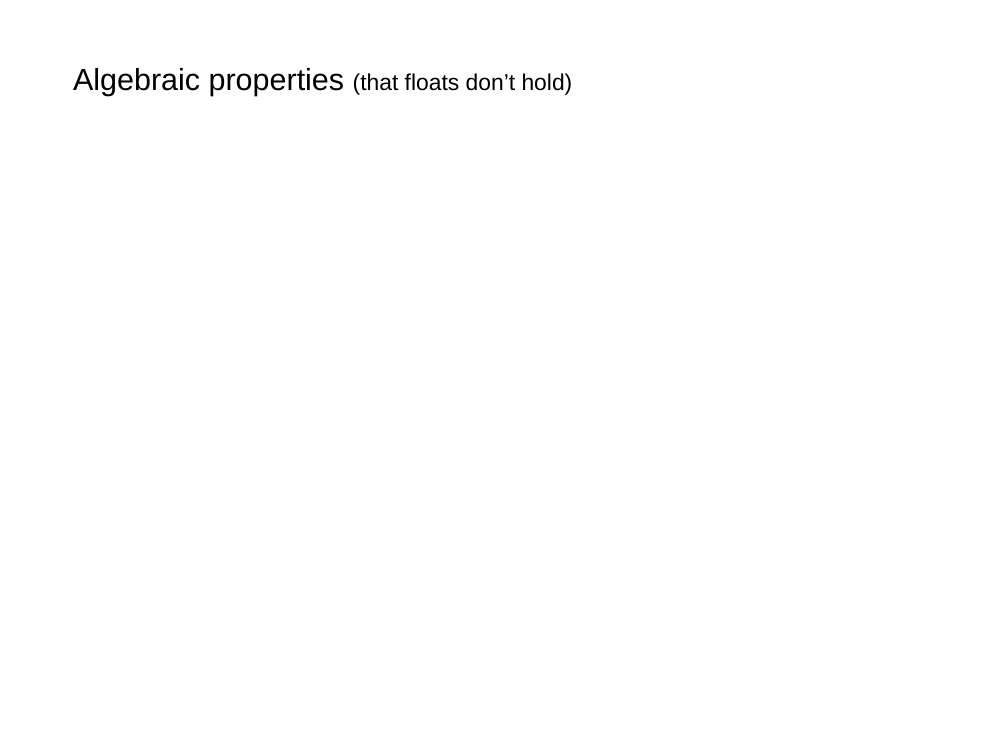
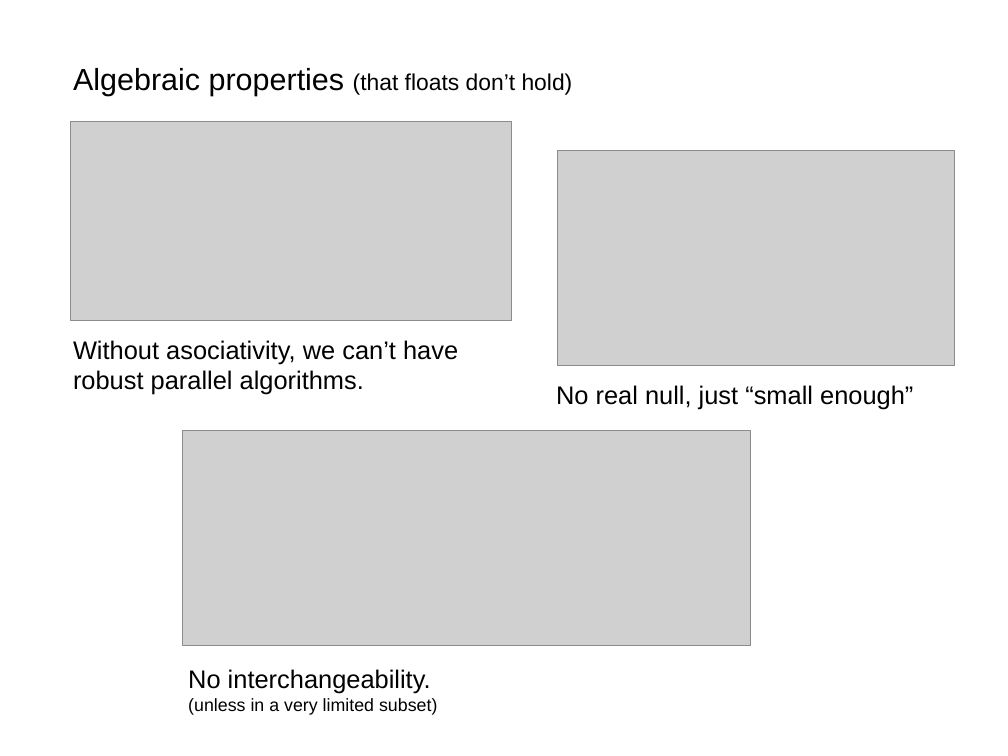
Before and after one commit to akalenuk/floating-point-experiments, a slide deck: slide 13 of floating.odp. Drawn at 1008x756 pixels with LibreOffice and Linux fonts; fonts in the diff are those of the drawing; grey boxes stand for pictures. Boxes give left, top, right and bottom in pixels: in the first picture for what was removed or moved away, otherwise in the second. Text is boxed around its words. In the diff, an @@ line names an element or a change of style, - is before the commit and + after.

```diff
--- a/floating.odp
+++ b/floating.odp
@@ picture added at bbox=[70, 121, 512, 320] @@
@@ picture added at bbox=[558, 151, 955, 366] @@
@@ text added at bbox=[73, 340, 458, 395], 20 pt, text #000000 @@
+Without asociativity, we can’t have robust parallel algorithms.
@@ text added at bbox=[556, 385, 913, 410], 20 pt, text #000000 @@
+No real null, just “small enough”
@@ picture added at bbox=[182, 430, 751, 645] @@
@@ text added at bbox=[188, 669, 437, 715], 14 pt, text #000000 @@
+No interchangeability.
+(unless in a very limited subset)
```
Also in this commit, not shown: 2 other slides changed, 3 slides added, 5 slides removed.
